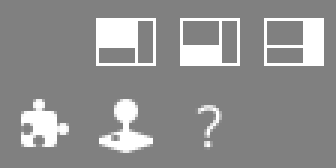
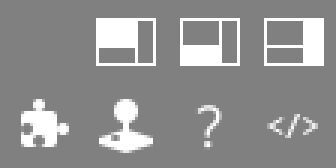
Two versions of the same layered image (336 x 168). Layer-by-layer changes:
added layer "</>" above "?" over [267, 114, 318, 138]
